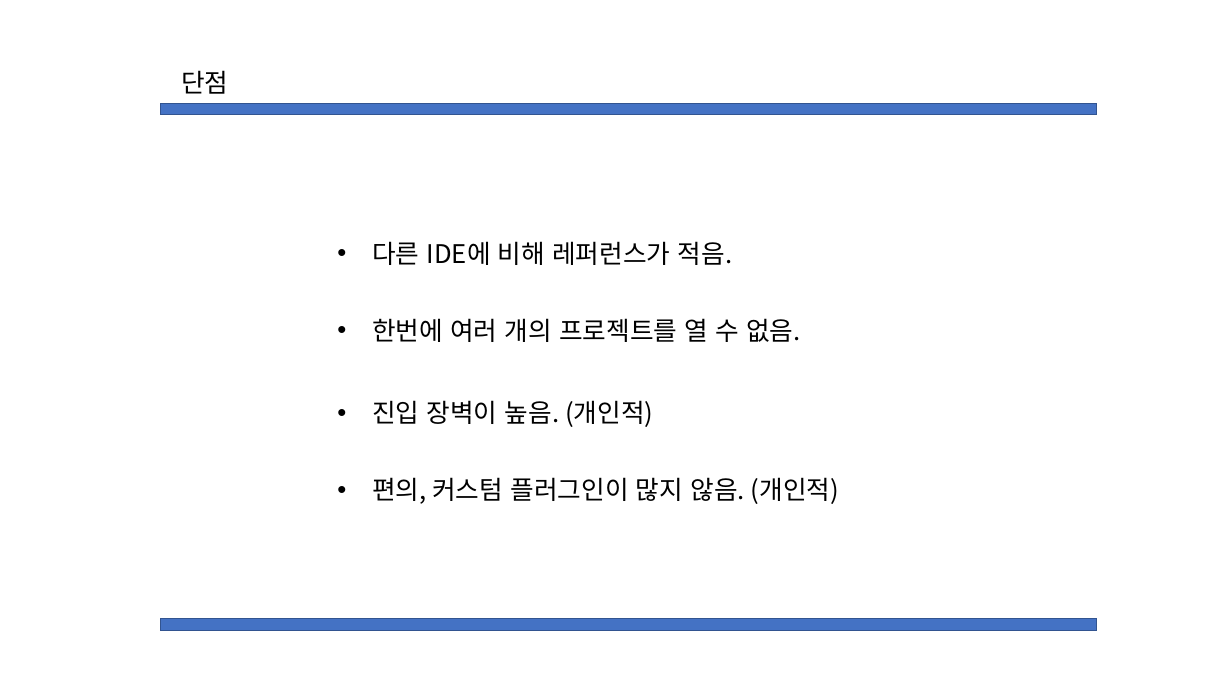
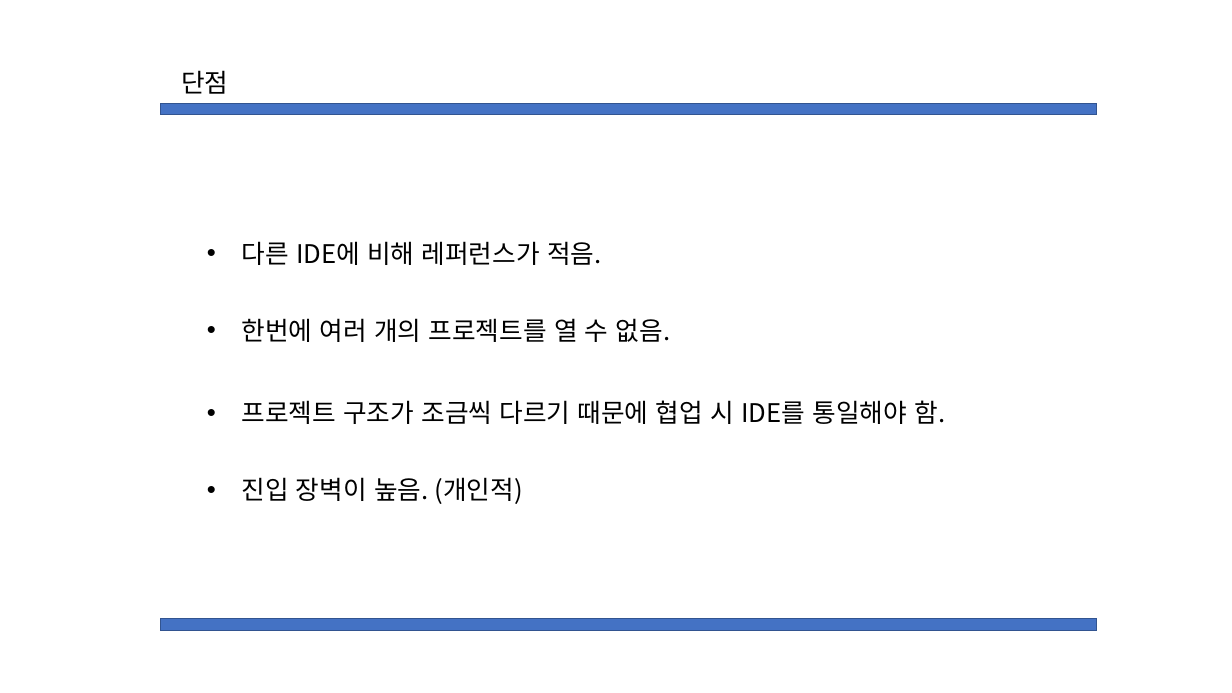
Before and after one commit to Mikusnuz/MyPractice, a slide deck: slide 10 of Study/IntelliJ.pptx. Drawn at 1232x693 pixels with LibreOffice and Linux fonts; fonts in the diff are those of the drawing. Boxes give left, top, right and bottom in pixels: in the first picture for what was removed or moved away, otherwise in the second. Text is boxed around its words. In the diff, an @@ line names an element or a change of style, - is before the commit and + after.

```diff
--- a/Study/IntelliJ.pptx
+++ b/Study/IntelliJ.pptx
@@ text "다른 IDE에 비해 레퍼런스가 적음.": place and size @@
-text "다른 IDE에 비해 레퍼런스가 적음." at (372,241,801,342)
+text "다른 IDE에 비해 레퍼런스가 적음." at (242,241,671,342)
@@ text "프로젝트 구조가 조금씩 다르기 때문에 ...": place and size @@
-text "프로젝트 구조가 조금씩 다르기 때문에 ..." at (372,400,839,504)
+text "프로젝트 구조가 조금씩 다르기 때문에 ..." at (242,400,945,504)
@@ text at (242,400,945,424): paragraph added @@
+• 프로젝트 구조가 조금씩 다르기 때문에 협업 시 IDE를 통일해야 함.
@@ text at (372,477,839,504): paragraph removed @@
-• 편의, 커스텀 플러그인이 많지 않음. (개인적)
```
Also in this commit, not shown: 6 other slides changed, 2 other files.
